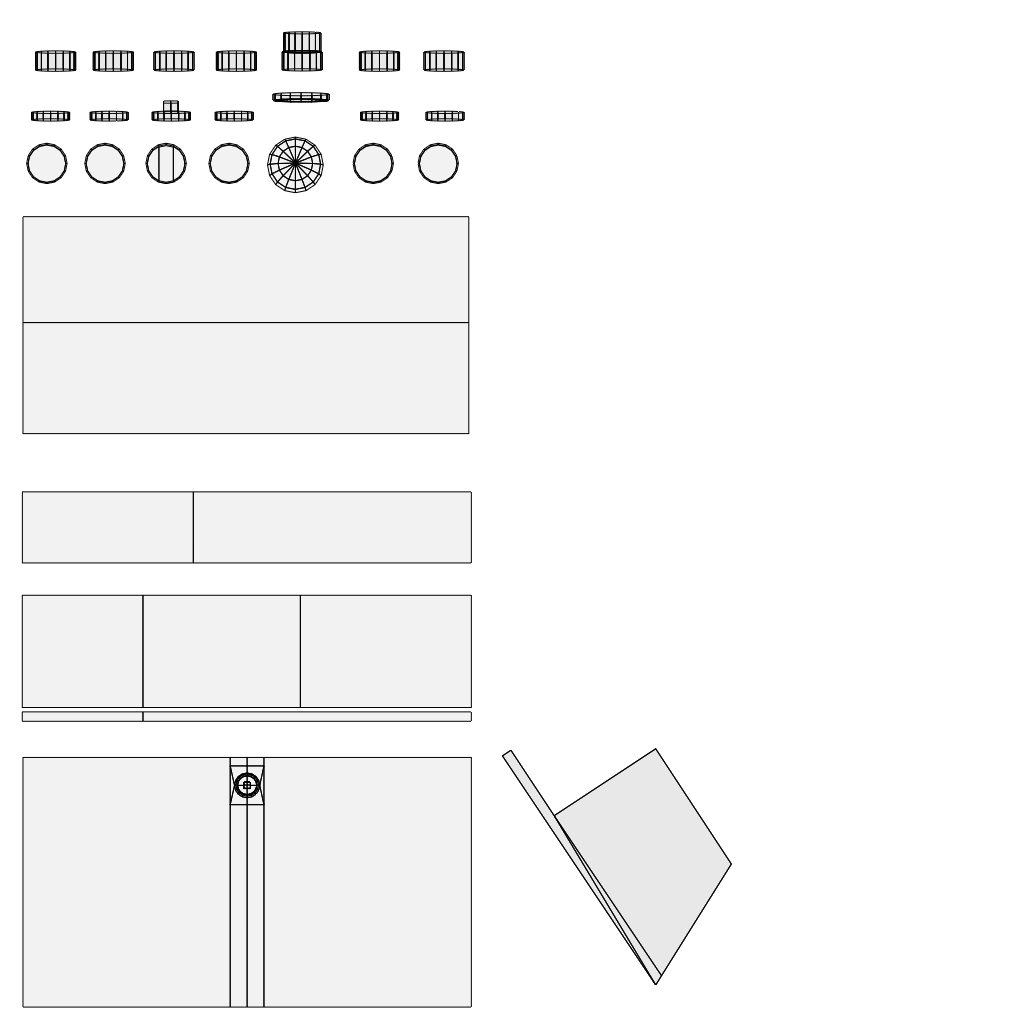
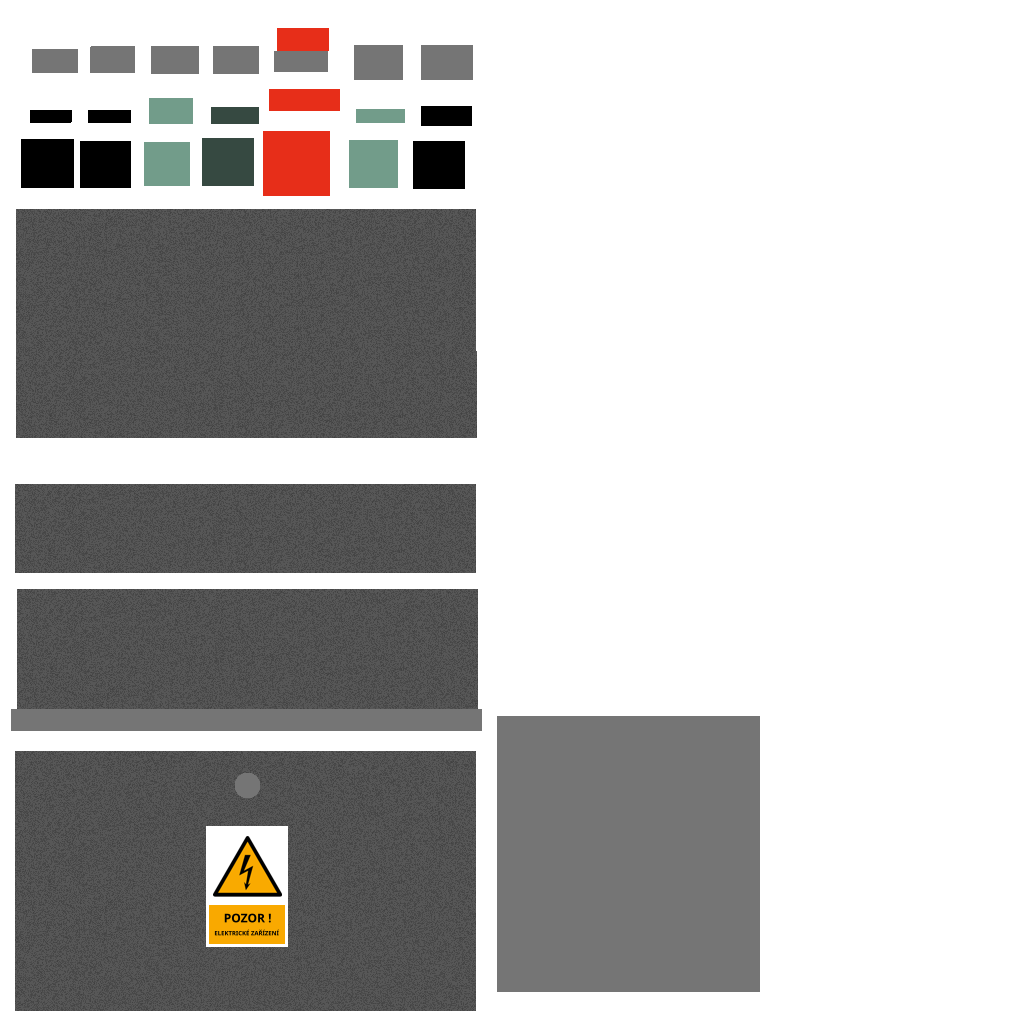
Before/after of a 1024px x 1024px layered artwork. What changed in the layer stack:
hid "Background" over [11, 28, 760, 1011]
added layer "Paint Layer 2" above "Paint Layer 1" over [185, 752, 377, 1008]
painted on "Paint Layer 1" over [11, 28, 760, 1011]
